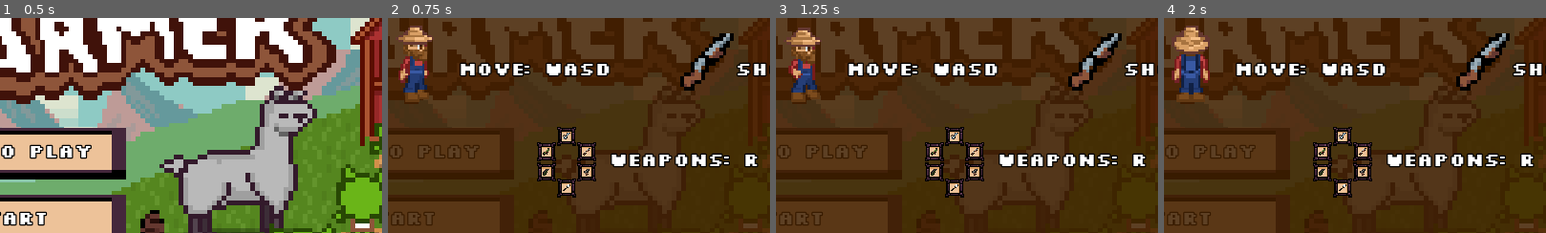
Above: before the commit, frames 1-4 (left to right).
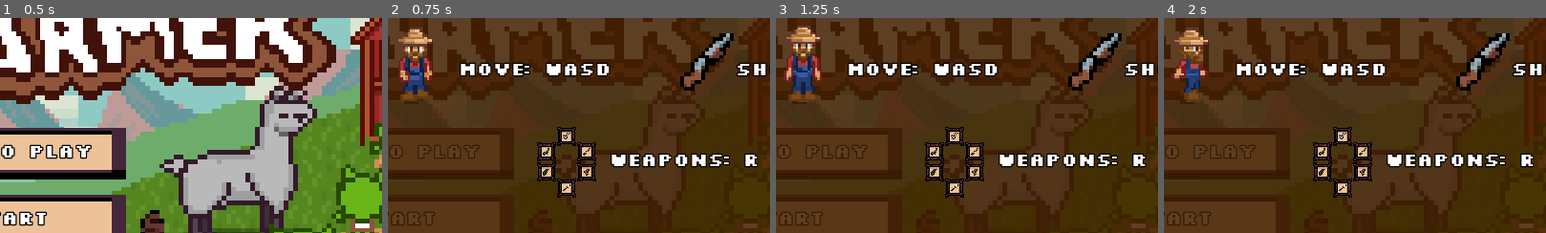
Above: after the commit, the same moments.

Repository: astro-panda/poo-farmer
Game: Godot game, scene res://Scenes/Main.tscn
Same seed, same stepped clock (60 frames per second), same inputs: the game is played once before the commit and once after it.
Inputs:
- Up to frame 1 (0.5 s): no input
- Up to frame 2 (0.75 s): click "How to Play" at 0.5 s
- Up to frame 3 (1.25 s): no input
- Up to frame 4 (2 s): click "Start" at 1.25 s
The pictures show only the part of the screen within x 16-66%, y 28-78%; the shares and areas given below are measured in that part.

Frame 1 is identical in both runs. In frame 2, 1.7% of the frame differs, in the area x 2-12%, y 3-40%; in frame 3, 2.0%; in frame 4, 2.0%.

Commit message:
UI clicks FX

Diff:
--- a/poofarmer/Scenes/UI/ModalWindow.tscn
+++ b/poofarmer/Scenes/UI/ModalWindow.tscn
@@ -15,6 +15,7 @@
 [ext_resource path="res://Images/Goblin.png" type="Texture" id=13]
 [ext_resource path="res://Images/Crap.png" type="Texture" id=14]
 [ext_resource path="res://Images/Crap.Rainbow.png" type="Texture" id=15]
+[ext_resource path="res://Audio/UI/Click.wav" type="AudioStream" id=16]
 
 [sub_resource type="AtlasTexture" id=1]
 atlas = ExtResource( 5 )
@@ -300,7 +301,7 @@
 position = Vector2( -37, 4 )
 scale = Vector2( 2, 2 )
 frames = SubResource( 17 )
-frame = 4
+frame = 15
 playing = true
 
 [node name="Shoot" type="Label" parent="CanvasLayer/HowToPlay"]
@@ -470,6 +471,10 @@
 theme = ExtResource( 2 )
 text = "Restart"
 
+[node name="ClickPlayer" type="AudioStreamPlayer" parent="."]
+stream = ExtResource( 16 )
+volume_db = -9.973
+
 [connection signal="pressed" from="CanvasLayer/Poosed/Resume" to="." method="set_is_paused" binds= [ false ]]
 [connection signal="pressed" from="CanvasLayer/Poosed/Restart" to="." method="trigger_game_reset"]
 [connection signal="pressed" from="CanvasLayer/Poosed/Quit" to="." method="quit_game"]
--- a/poofarmer/Scenes/UI/StartScreen.tscn
+++ b/poofarmer/Scenes/UI/StartScreen.tscn
@@ -6,6 +6,7 @@
 [ext_resource path="res://Themes/UI Theme.tres" type="Theme" id=4]
 [ext_resource path="res://Scenes/Animal/Animal.tscn" type="PackedScene" id=5]
 [ext_resource path="res://Scripts/UI/StartScreen.gd" type="Script" id=6]
+[ext_resource path="res://Audio/UI/Click.wav" type="AudioStream" id=7]
 
 [sub_resource type="SpriteFrames" id=1]
 animations = [ {
@@ -117,5 +118,8 @@
 corked = true
 _type = 4
 
+[node name="ClickPlayer" type="AudioStreamPlayer" parent="."]
+stream = ExtResource( 7 )
+
 [connection signal="pressed" from="CanvasLayer/How to Play" to="." method="_on_How_to_Play_pressed"]
 [connection signal="pressed" from="CanvasLayer/Start" to="." method="_on_Start_pressed"]
--- a/poofarmer/Scripts/ModalWindow.gd
+++ b/poofarmer/Scripts/ModalWindow.gd
@@ -7,6 +7,7 @@
 onready var poosed = $CanvasLayer/Poosed
 onready var how_to_play = $CanvasLayer/HowToPlay
 onready var game_over = $CanvasLayer/GameOver
+onready var click_player = $ClickPlayer
 
 onready var wave_banner = $"CanvasLayer/GameOver/Wave Banner"
 onready var poo_banner = $"CanvasLayer/GameOver/Poo Banner"
@@ -30,6 +31,7 @@
 			reset_canvas()
 		get_tree().paused = value
 		is_paused = value
+		click()
 
 
 func display_game_over(waves: String, pooCollected: String):
@@ -58,6 +60,7 @@
 
 
 func reset_canvas():
+	click()
 	canvas.visible = false
 	poosed.visible = false
 	how_to_play.visible = false
@@ -69,6 +72,7 @@
 	emit_signal("game_reset")
 
 func quit_game():
+	click()
 	reset_canvas()
 	game_started = false
 	set_is_paused(true)
@@ -79,5 +83,9 @@
 	unpause()
 
 func unpause():
+	click()
 	reset_canvas()
 	set_is_paused(false)
+
+func click():
+	click_player.play()
--- a/poofarmer/Scripts/UI/StartScreen.gd
+++ b/poofarmer/Scripts/UI/StartScreen.gd
@@ -4,6 +4,7 @@
 signal how_to_play_requested
 
 onready var canvas = $CanvasLayer
+onready var click_player = $ClickPlayer
 
 func _ready():
 	begin()
@@ -15,6 +16,7 @@
 
 
 func _on_Start_pressed():
+	click()
 	get_tree().call_group("start_animal","queue_free")
 	get_tree().paused = false
 	canvas.visible = false
@@ -22,4 +24,8 @@
 
 
 func _on_How_to_Play_pressed():
+	click()
 	emit_signal("how_to_play_requested")
+
+func click():
+	click_player.play()
Not shown: 1 places in poofarmer/Scenes/UI/ModalWindow.tscn that only renumber resources
Not shown: 1 places in poofarmer/Scenes/UI/StartScreen.tscn that only renumber resources
